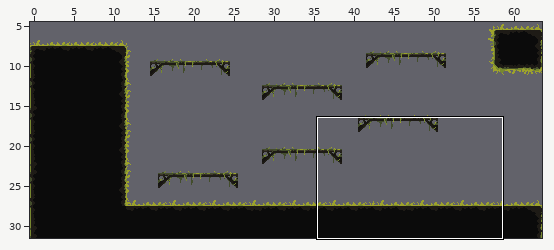
Tiled map -- Tiled/Map4.tmx. The first picture is a wide view before the edit; the outline marks the close-up.
Close-up. Before:
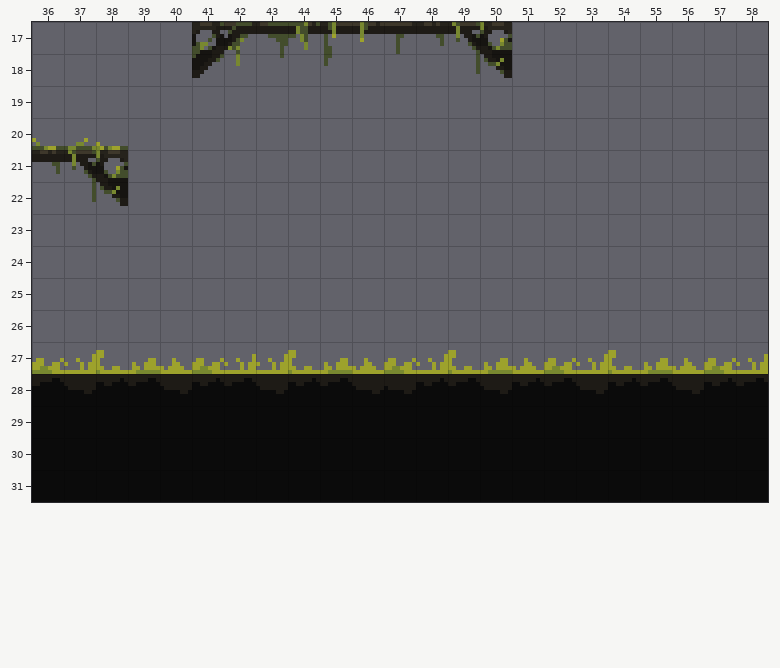
Cells are 8x8 px. Shown: x 36..58, y 17..31.
Once edited:
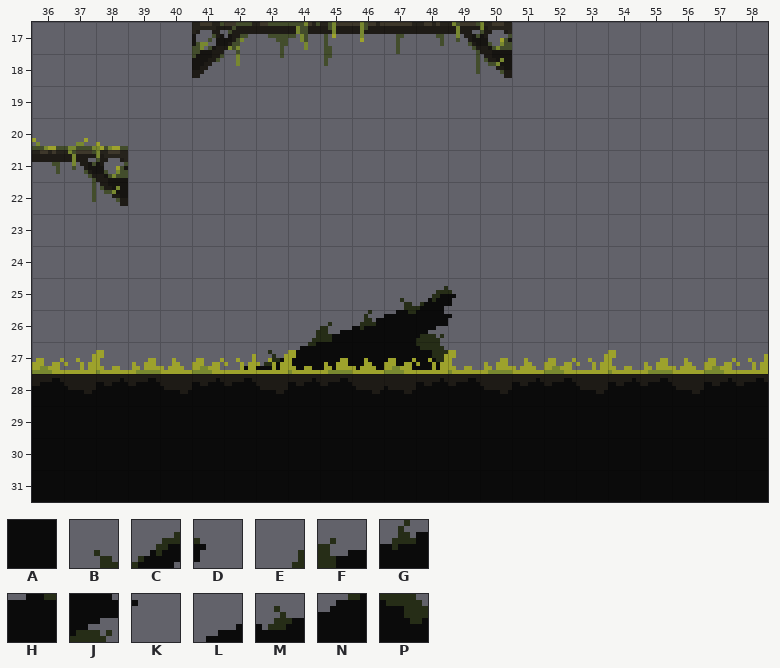
Key: from "Matinho Tileset": A 245, B 1699, C 1700, D 1701, E 1744, F 1745, G 1746, H 1747, J 1748, K 1749, L 1790, M 1791, N 1792, P 1796.
_ is an empty cell.
Change:
Layer "Background":
Tile A now appears in row 27 at x 45 to 47.
Tile B now appears in row 25 at x 47.
Tile C now appears in row 25 at x 48.
Tile D now appears in row 25 at x 49.
Tile E now appears in row 26 at x 44.
Tile F now appears in row 26 at x 45.
Tile G now appears in row 26 at x 46.
Tile H now appears in row 26 at x 47.
Tile J now appears in row 26 at x 48.
Tile K now appears in row 26 at x 49.
Tile L now appears in row 27 at x 42.
Tile M now appears in row 27 at x 43.
Tile N now appears in row 27 at x 44.
Tile P now appears in row 27 at x 48.
Pixel boxes of the changes (left, top, right, bottom) in both close-ups:
added: (244, 286, 456, 370)
